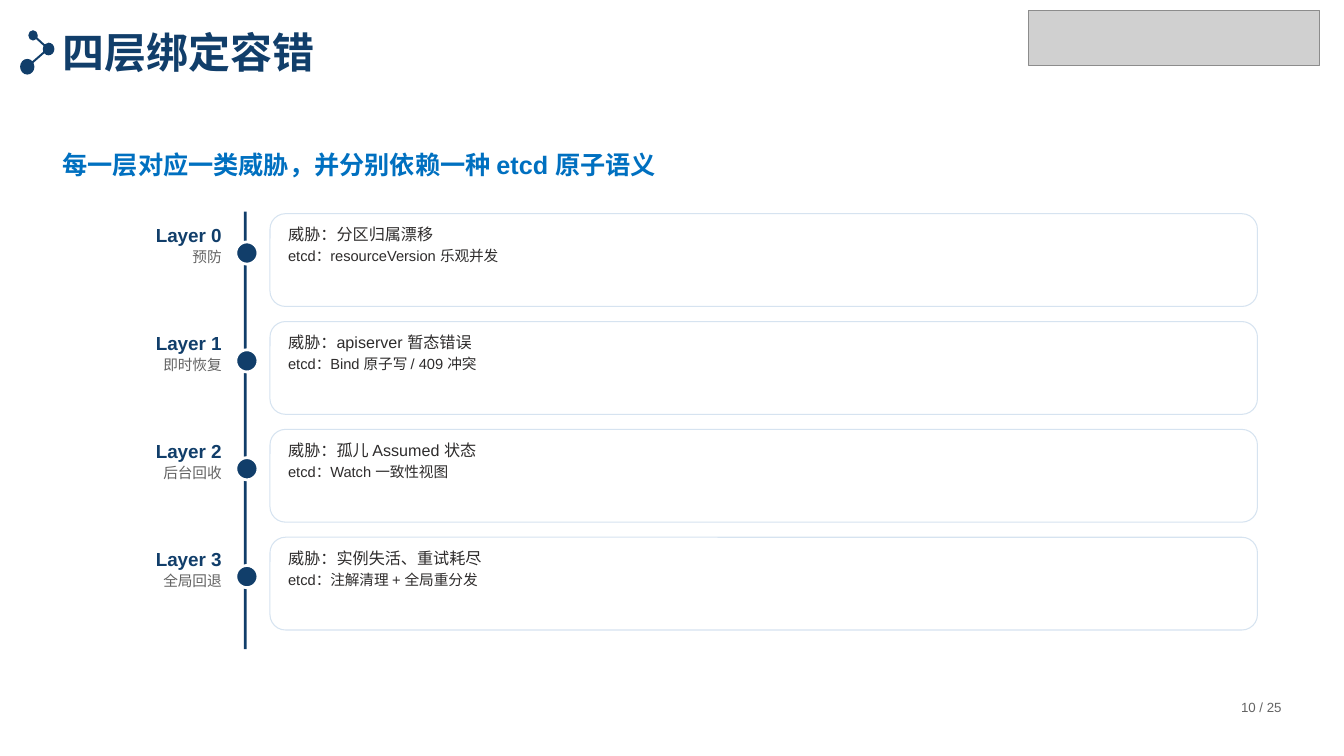
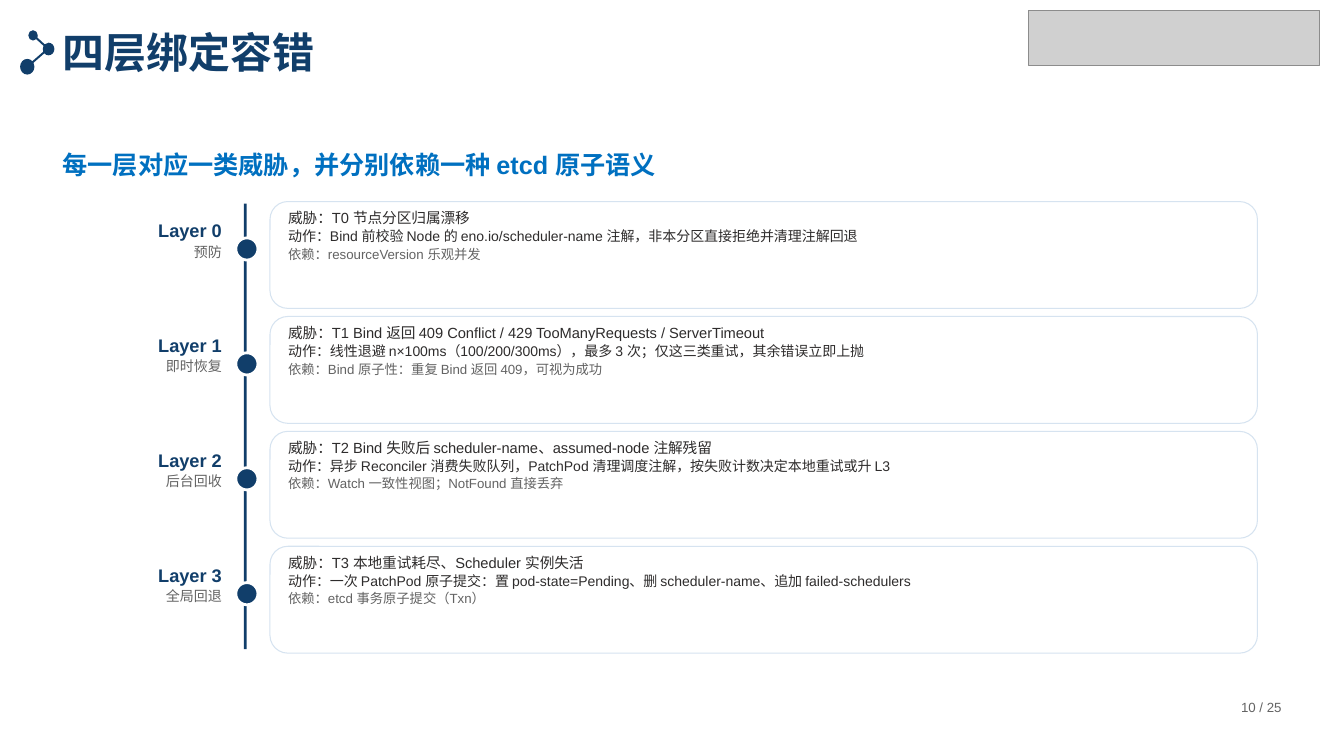
Before and after one commit to tengfei86/godel-scheduler, a slide deck: slide 10 of docs/thesis/defense/答辩PPT-北航模板版.pptx. Drawn at 1344x756 pixels with LibreOffice and Linux fonts; fonts in the diff are those of the drawing; grey boxes stand for pictures. Boxes give left, top, right and bottom in pixels: in the first picture for what was removed or moved away, otherwise in the second. Text is boxed around its words. In the diff, an @@ line names an element or a change of style, - is before the commit and + after.

```diff
--- a/docs/thesis/defense/答辩PPT-北航模板版.pptx
+++ b/docs/thesis/defense/答辩PPT-北航模板版.pptx
@@ rectangle: place and size @@
-rectangle at bbox=[244, 212, 247, 649]
+rectangle at bbox=[244, 204, 247, 649]
@@ rounded rectangle: place and size @@
-rounded rectangle at bbox=[270, 214, 1257, 306]
+rounded rectangle at bbox=[270, 201, 1257, 308]
@@ text "Layer 0" at bbox=[158, 224, 222, 258]: size 13.5 to 13 pt in "Layer 0"; size 10.5 to 10 pt in "预防" @@
@@ ellipse: place and size @@
-ellipse at bbox=[236, 242, 258, 264]
+ellipse at bbox=[236, 238, 258, 260]
@@ text at bbox=[288, 210, 858, 260]: text changed; size 10.5 to 10 pt @@
-威胁：分区归属漂移
-etcd：resourceVersion 乐观并发
+威胁：T0 节点分区归属漂移
+动作：Bind 前校验 Node 的 eno.io/scheduler-name 注解，非本分区直接拒绝并清理注解回退
+依赖：resourceVersion 乐观并发
@@ rounded rectangle: place and size @@
-rounded rectangle at bbox=[270, 321, 1257, 414]
+rounded rectangle at bbox=[270, 316, 1257, 423]
@@ text at bbox=[288, 325, 864, 375]: text changed @@
-威胁：apiserver 暂态错误
-etcd：Bind 原子写 / 409 冲突
+威胁：T1 Bind 返回 409 Conflict / 429 TooManyRequests / ServerTimeout
+动作：线性退避 n×100ms（100/200/300ms），最多 3 次；仅这三类重试，其余错误立即上抛
+依赖：Bind 原子性：重复 Bind 返回 409，可视为成功
@@ text "Layer 1" at bbox=[158, 339, 222, 372]: size 13.5 to 13 pt in "Layer 1"; size 10.5 to 10 pt in "即时恢复" @@
@@ text "Layer 2": place and size @@
-text "Layer 2" at bbox=[156, 445, 221, 479]
+text "Layer 2" at bbox=[158, 454, 222, 487]
@@ text "Layer 2" at bbox=[158, 454, 222, 487]: size 13.5 to 13 pt in "Layer 2"; size 10.5 to 10 pt in "后台回收" @@
@@ rounded rectangle: place and size @@
-rounded rectangle at bbox=[270, 429, 1257, 522]
+rounded rectangle at bbox=[270, 431, 1257, 538]
@@ text at bbox=[288, 440, 891, 490]: text changed; size 10.5 to 10 pt @@
-威胁：孤儿 Assumed 状态
-etcd：Watch 一致性视图
+威胁：T2 Bind 失败后 scheduler-name、assumed-node 注解残留
+动作：异步 Reconciler 消费失败队列，PatchPod 清理调度注解，按失败计数决定本地重试或升 L3
+依赖：Watch 一致性视图；NotFound 直接丢弃
@@ ellipse: place and size @@
-ellipse at bbox=[236, 457, 258, 480]
+ellipse at bbox=[236, 467, 258, 490]
@@ text "Layer 3": place and size @@
-text "Layer 3" at bbox=[156, 553, 221, 587]
+text "Layer 3" at bbox=[158, 569, 222, 602]
@@ text "Layer 3" at bbox=[158, 569, 222, 602]: size 13.5 to 13 pt in "Layer 3"; size 10.5 to 10 pt in "全局回退" @@
@@ rounded rectangle: place and size @@
-rounded rectangle at bbox=[270, 537, 1257, 630]
+rounded rectangle at bbox=[270, 546, 1257, 653]
@@ text at bbox=[288, 555, 910, 604]: text changed; size 10.5 to 10 pt @@
-威胁：实例失活、重试耗尽
-etcd：注解清理 + 全局重分发
+威胁：T3 本地重试耗尽、Scheduler 实例失活
+动作：一次 PatchPod 原子提交：置 pod-state=Pending、删 scheduler-name、追加 failed-schedulers
+依赖：etcd 事务原子提交（Txn）
@@ ellipse: place and size @@
-ellipse at bbox=[236, 565, 258, 587]
+ellipse at bbox=[236, 582, 258, 604]
```
Also in this commit, not shown: 2 other files.
